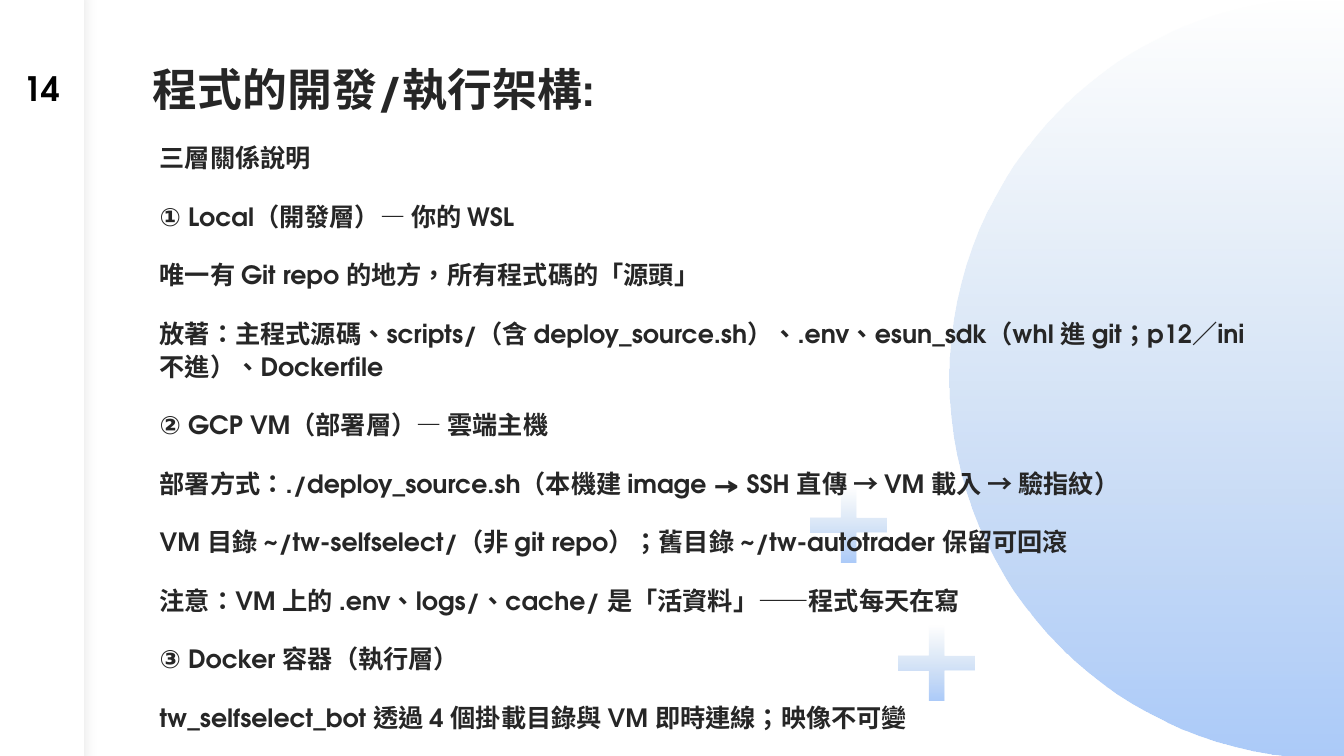
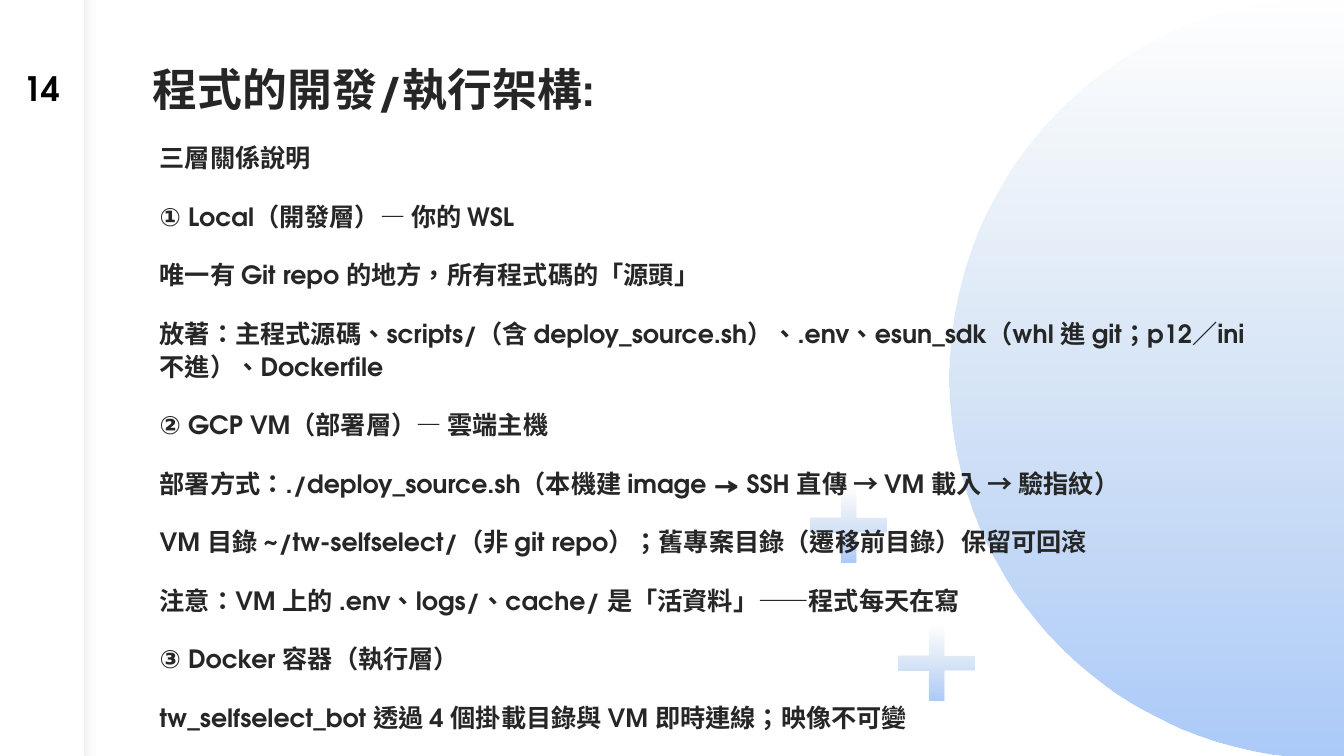
Before and after one commit to dinchentech/tw-selfselect, a slide deck: slide 14 of plans/ppt/TW-SELFSELECT台股買賣自動化系統-W2-講稿版.pptx. Drawn at 1344x756 pixels with LibreOffice and Linux fonts; fonts in the diff are those of the drawing. Boxes give left, top, right and bottom in pixels: in the first picture for what was removed or moved away, otherwise in the second. Text is boxed around its words. In the diff, an @@ line names an element or a change of style, - is before the commit and + after.

Commit message:
plans/ppt：清掉投影片中指向 tw-autotrader 的殘留（git/作者/資料夾/VM 命名範例）
- W1 s3：GitHub repo 改指 tw-selfselect、作者文案同步
- W1 s7：儀表板網址保留（母專案真實頁面，tw-selfselect 尚無 Pages），加註「母專案示範儀表板」
- W1 s14–16：VM 命名教學範例 tw-autotrader→tw-selfselect，並註明實例名可自取、.env 的 SYNC_VM_NAME 要一致
- W2 s2/s12/s14/s17：舊資料夾改中性描述；VM 實例圖與 ssh 指令改用 tw-selfselect（附名稱一致提醒）
- W6 s12：gcloud 輸出示例改為 tw-selfselect
- 掃描後僅剩 W1 s7 的母專案儀表板網址 2 處（刻意保留）

```diff
--- a/plans/ppt/TW-SELFSELECT台股買賣自動化系統-W2-講稿版.pptx
+++ b/plans/ppt/TW-SELFSELECT台股買賣自動化系統-W2-講稿版.pptx
@@ text at [160,524,1087,562]: text changed @@
-VM 目錄 ~/tw-selfselect/（非 git repo）；舊目錄 ~/tw-autotrader 保留可回滾
+VM 目錄 ~/tw-selfselect/（非 git repo）；舊專案目錄（遷移前目錄）保留可回滾
```
Also in this commit, not shown: 2 other slides changed, 2 other files.
